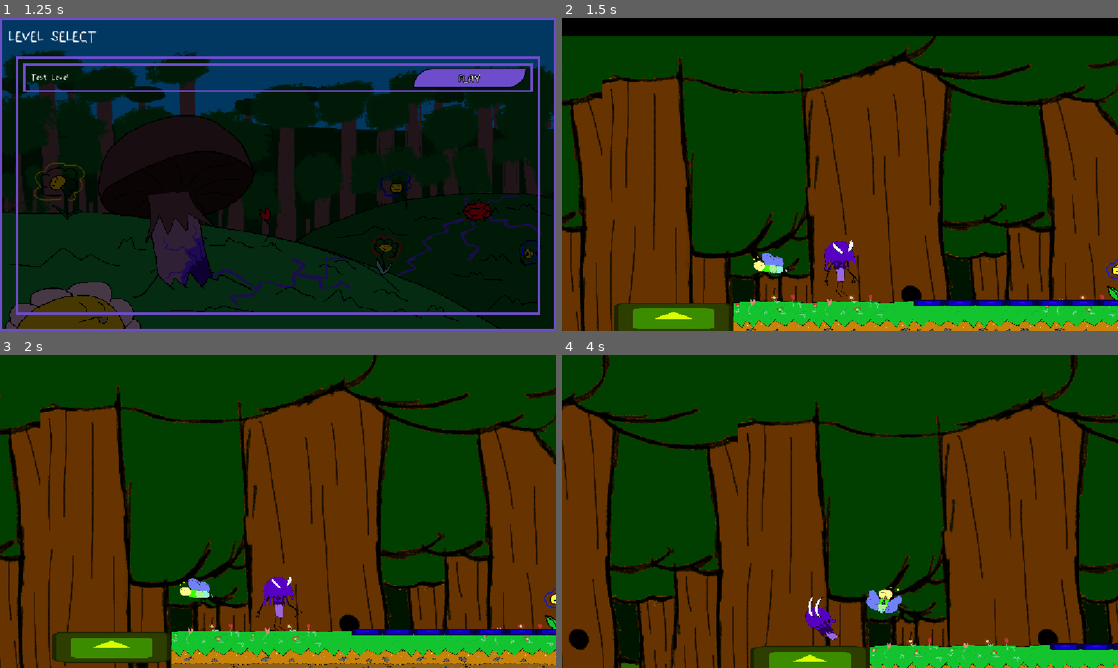
Above: before the commit, frames 1-4 (two rows, left to right).
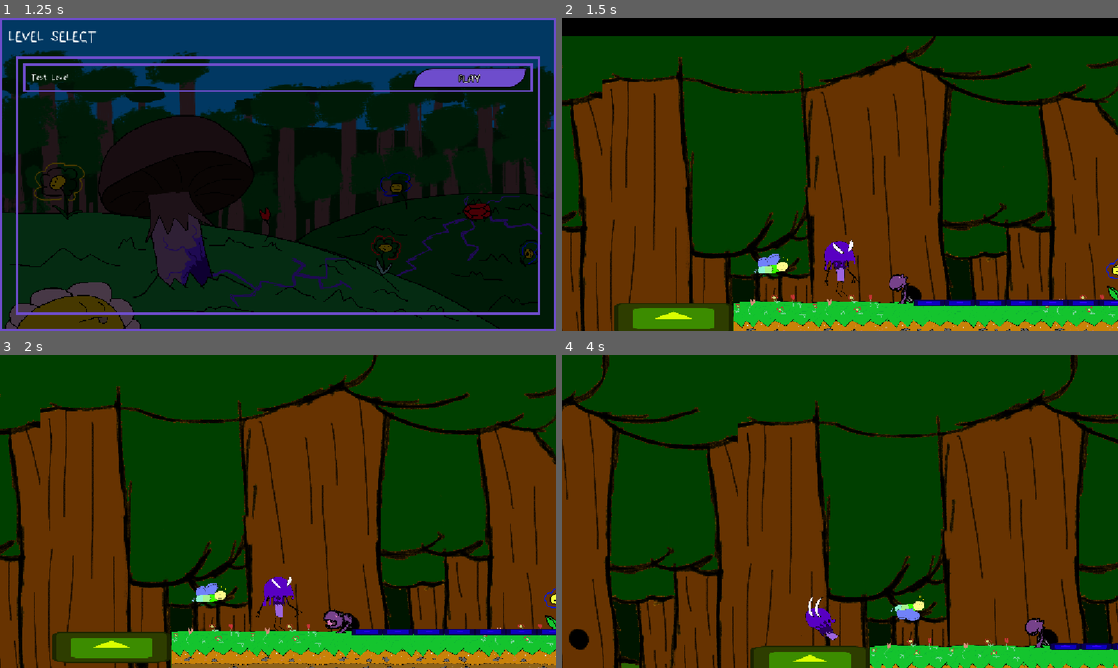
Above: after the commit, the same moments.

Repository: JRodLugo/KnightHacks2026
Game: Godot game, scene res://Scenes/MainMenu/main_menu.tscn
Two runs of this game, one before a commit and one after it. Both use one fixed random seed, a clock stepped at 60 frames per second and the inputs below. The engine's default icon, where the game draws it, is replaced by a stand-in: a white triangle on a blue panel in a dark square.
Inputs:
- Up to frame 1 (1.25 s): click "Play" at 0.5 s
- Up to frame 2 (1.5 s): click "PLAY" at 1.25 s
- Up to frame 3 (2 s): no input
- Up to frame 4 (4 s): hold D (right) 2.03-2.78 s; hold S (stop) 2.03-2.78 s; tap Space (jump) at 2.27, 3.02 s; hold A (left) 2.78-3.53 s; tap S (stop) at 2.85 s; hold D (right) from 3.53 s (still down); hold S (stop) from 3.53 s (still down)

Frame 1 is identical in both runs. In frame 2, 0.4% of the frame differs, in the area x 34-64%, y 75-92%; in frame 3, 0.6%; in frame 4, 0.8%, in the area x 54-88%, y 74-94%.

Commit message:
Functional Chomper
he bites

Diff:
--- a/knight-hacks-2026-project/Enemies/Chomper/chomper.gd
+++ /dev/null
@@ -1,16 +0,0 @@
-extends Enemy
-# Stationary. Hisses when the player gets close
-# always deals contact damage (whether or not its hissing.)
-
-@export var hiss_radius : Shape2D;
-func _ready():
-	super();
-
-func _physics_process(delta: float) -> void:
-	pass
-
-
-func _on_area_2d_body_entered(body: Node2D) -> void:
-	if body is Player:
-		body.damaged.emit();
-		# Damage the player again if they're still in the body
--- /dev/null
+++ b/knight-hacks-2026-project/Enemies/Chomper/enemy_chomper.gd
@@ -0,0 +1,48 @@
+extends Enemy
+# Stationary. Hisses when the player gets close
+# always deals contact damage (whether or not its hissing.)
+
+var player_within_radius : bool;
+
+func _ready():
+	super();
+
+
+func _physics_process(_delta: float) -> void:
+	pass
+
+
+func _on_col_radius_body_entered(body: Node2D) -> void:
+	if body is Player:
+		player_within_radius = true;
+		body.damaged.emit();
+		#TODO Damage the player again if they're still in the body
+
+func _on_hiss_radius_body_entered(body: Node2D) -> void:
+	if body is Player:
+		player_within_radius = false;
+		turn_to_player(body)
+		#start hissing
+		%AnimationPlayer.play("chomper/idle-to-hiss")
+		pass
+
+func _on_hiss_radius_body_exited(body: Node2D) -> void:
+	if body is Player:
+		turn_to_player(body)
+		#stop hissing
+		%AnimationPlayer.play("chomper/idle")
+
+
+func _on_animation_player_animation_finished(anim_name: StringName) -> void:
+	# link idle into hissing
+	match anim_name:
+		"chomper/idle-to-hiss":
+			%AnimationPlayer.play("chomper/hissing");
+
+
+func turn_to_player(player : Player):
+	var player_directon := player.global_position.direction_to(position);
+	if player_directon.x <= 0:
+		sprite.flip_h = false;
+	else:
+		sprite.flip_h = true;
--- a/knight-hacks-2026-project/chomper.tscn
+++ b/knight-hacks-2026-project/Enemies/Chomper/enemy_chomper.tscn
@@ -1,9 +1,11 @@
 [gd_scene format=3 uid="uid://dtef6hmuvib4x"]
 
-[ext_resource type="Script" uid="uid://c250juyfqc3by" path="res://Enemies/Chomper/chomper.gd" id="1_065o3"]
-[ext_resource type="Texture2D" uid="uid://c7qvygv2n76kc" path="res://Enemies/Chomper/Chomper_sprSheet.png" id="2_kmbxj"]
-
-[sub_resource type="RectangleShape2D" id="RectangleShape2D_vbow8"]
+[ext_resource type="Script" uid="uid://c250juyfqc3by" path="res://Enemies/Chomper/enemy_chomper.gd" id="1_7g0im"]
+[ext_resource type="Texture2D" uid="uid://c7qvygv2n76kc" path="res://Enemies/Chomper/Chomper_sprSheet.png" id="2_4c3qh"]
+
+[sub_resource type="CapsuleShape2D" id="CapsuleShape2D_3w5mv"]
+radius = 20.0
+height = 58.0
 
 [sub_resource type="Animation" id="Animation_vbow8"]
 length = 0.001
@@ -175,23 +177,41 @@
 &"idle-to-hiss": SubResource("Animation_kmbxj")
 }
 
+[sub_resource type="CircleShape2D" id="CircleShape2D_vaq45"]
+radius = 150.00333
+
 [node name="Chomper" type="CharacterBody2D" unique_id=2127503277 node_paths=PackedStringArray("sprite", "col_shape")]
-script = ExtResource("1_065o3")
-hiss_radius = SubResource("RectangleShape2D_vbow8")
+scale = Vector2(2, 2)
+script = ExtResource("1_7g0im")
 sprite = NodePath("Sprite2D")
-col_shape = NodePath("Area2D/CollisionShape2D")
+col_shape = NodePath("ColRadius/ColShape")
 
 [node name="Sprite2D" type="Sprite2D" parent="." unique_id=556041692]
-texture = ExtResource("2_kmbxj")
+texture = ExtResource("2_4c3qh")
 offset = Vector2(0, -32)
 hframes = 3
 
-[node name="Area2D" type="Area2D" parent="." unique_id=2102489849]
-
-[node name="CollisionShape2D" type="CollisionShape2D" parent="Area2D" unique_id=1897250255]
+[node name="ColRadius" type="Area2D" parent="." unique_id=2102489849]
+
+[node name="ColShape" type="CollisionShape2D" parent="ColRadius" unique_id=1897250255]
+unique_name_in_owner = true
+position = Vector2(1, -30)
+shape = SubResource("CapsuleShape2D_3w5mv")
+debug_color = Color(0.991008, 0, 0.27701768, 0.41960785)
 
 [node name="AnimationPlayer" type="AnimationPlayer" parent="." unique_id=733606613]
+unique_name_in_owner = true
 libraries/ = SubResource("AnimationLibrary_pm6tl")
 libraries/chomper = SubResource("AnimationLibrary_qdhpp")
 
-[connection signal="body_entered" from="Area2D" to="." method="_on_area_2d_body_entered"]
+[node name="HissRadius" type="Area2D" parent="." unique_id=319080785]
+
+[node name="CollisionShape2D" type="CollisionShape2D" parent="HissRadius" unique_id=1498229812]
+position = Vector2(0, -31)
+shape = SubResource("CircleShape2D_vaq45")
+debug_color = Color(0.8728875, 0.72647285, 0, 0.41960785)
+
+[connection signal="body_entered" from="ColRadius" to="." method="_on_col_radius_body_entered"]
+[connection signal="animation_finished" from="AnimationPlayer" to="." method="_on_animation_player_animation_finished"]
+[connection signal="body_entered" from="HissRadius" to="." method="_on_hiss_radius_body_entered"]
+[connection signal="body_exited" from="HissRadius" to="." method="_on_hiss_radius_body_exited"]
--- a/knight-hacks-2026-project/Scenes/TestScene/test_scene.tscn
+++ b/knight-hacks-2026-project/Scenes/TestScene/test_scene.tscn
@@ -6,6 +6,7 @@
 [ext_resource type="PackedScene" uid="uid://pnlptn7ujrlt" path="res://Scenes/FinishFlower/finish_flower.tscn" id="5_egy0e"]
 [ext_resource type="PackedScene" uid="uid://dilyr60r4pnrt" path="res://Scenes/Conveyor/conveyor.tscn" id="6_wm1xt"]
 [ext_resource type="PackedScene" uid="uid://cl3pnyiik20ha" path="res://Scenes/MovingPlatform/moving_platform.tscn" id="7_dvv8h"]
+[ext_resource type="PackedScene" uid="uid://dtef6hmuvib4x" path="res://Enemies/Chomper/enemy_chomper.tscn" id="8_6g6sg"]
 [ext_resource type="PackedScene" uid="uid://biylp83fubcv0" path="res://Enemies/BloomFly/enemy_pace.tscn" id="8_8xnil"]
 
 [sub_resource type="TileSetAtlasSource" id="TileSetAtlasSource_w5fok"]
@@ -109,5 +110,9 @@
 
 [node name="EnemyPace" parent="." unique_id=2133997665 instance=ExtResource("8_8xnil")]
 position = Vector2(308, 833)
-move_speed = 25.0
+move_speed = 0.0
 enemy_positions = Array[Vector2]([Vector2(200, 800), Vector2(550, 900), Vector2(800, 800)])
+
+[node name="Chomper" parent="." unique_id=2127503277 instance=ExtResource("8_6g6sg")]
+position = Vector2(838, 997)
+collision_layer = 4
Renamed: knight-hacks-2026-project/Enemies/Chomper/chomper.gd.uid -> knight-hacks-2026-project/Enemies/Chomper/enemy_chomper.gd.uid
